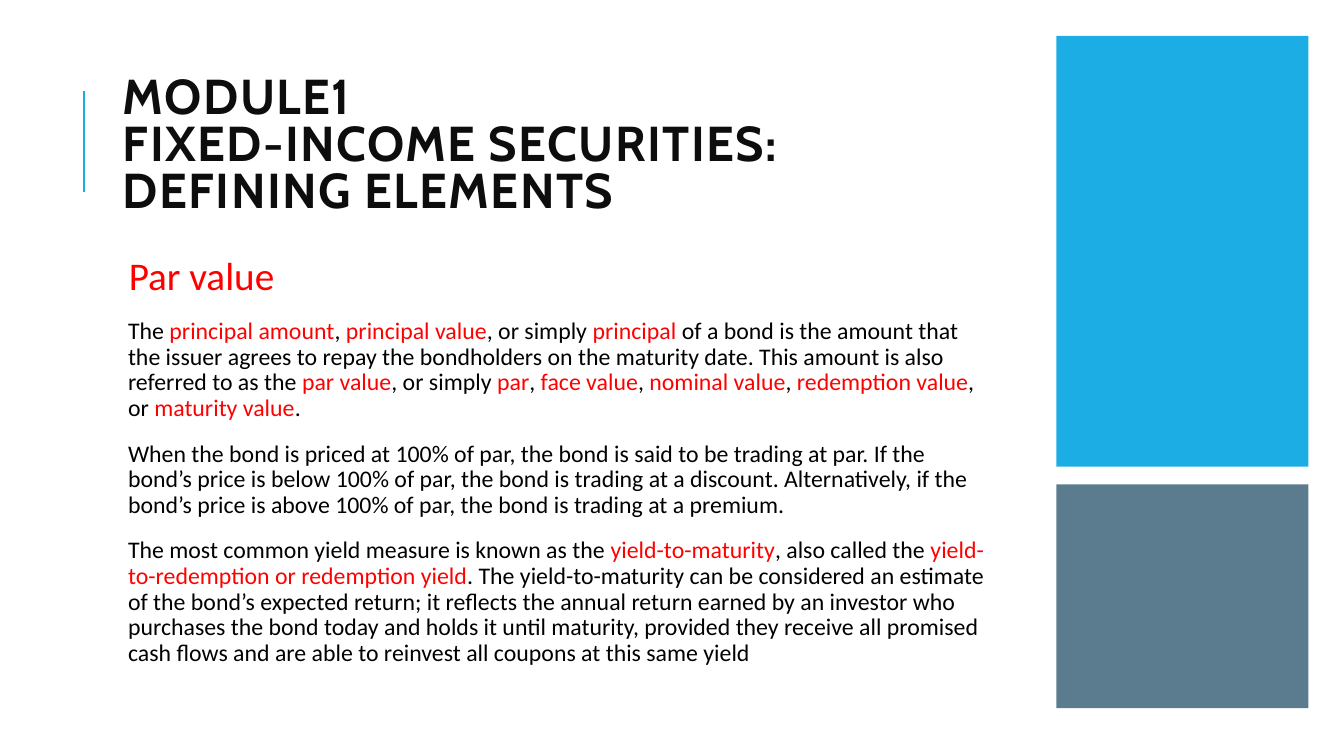
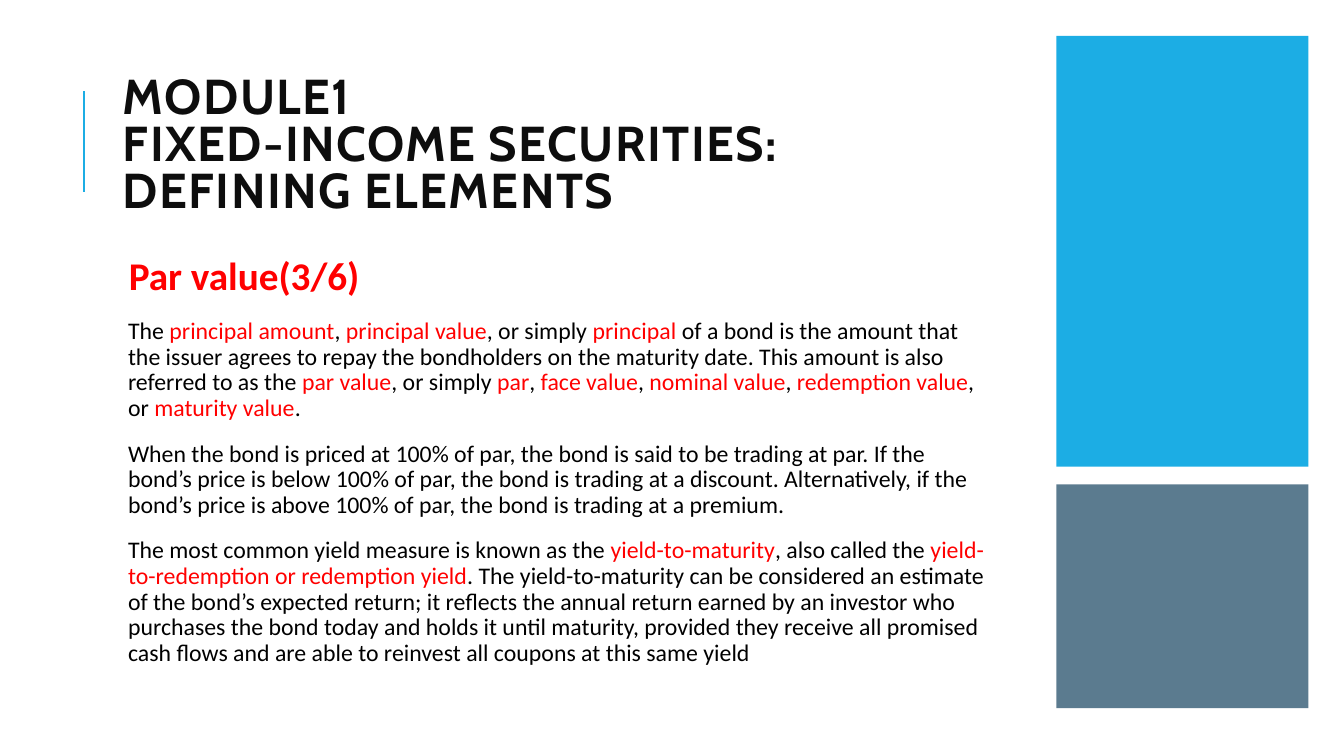
Before and after one commit to Isco0530/data, a slide deck: slide 6 of Fixed Income.pptx. Drawn at 1344x756 pixels with LibreOffice and Linux fonts; fonts in the diff are those of the drawing. Boxes give left, top, right and bottom in pixels: in the first picture for what was removed or moved away, otherwise in the second. Text is boxed around its words. In the diff, an @@ line names an element or a change of style, - is before the commit and + after.

```diff
--- a/Fixed Income.pptx
+++ b/Fixed Income.pptx
@@ text at (129, 261, 360, 296): text changed; bold on @@
-  Par value
+  Par value(3/6)
```
Also in this commit, not shown: 17 other slides changed, 8 slides added.
